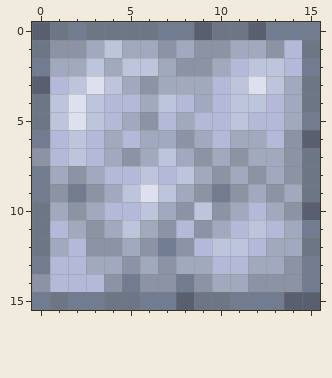
File history of a pixel-art file, source/Lead/lead_block.aseprite. The picture above was drawn from the file before the commit.
16x16 pixels, 1 frame.
And afterwards:
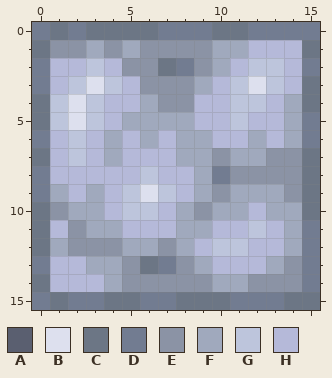
Palette (. is transparent): A #5a5f70  B #dde0ee  C #6c7685  D #727c91  E #8b93a5  F #a0a9bd  G #bdc5dc  H #b5b9d9
The author wrote: Add lead block texture and fix lead ore texture
Difference:
{"change": "layer \"Layer 2\" added"}
{"where": "layers \"Layer 2\", \"Layer 1\""}
{"y":0,"x":0,"old":"A","new":"D"}
{"y":0,"x":9,"old":"A","new":"D"}
{"y":0,"x":12,"old":"A","new":"D"}
{"y":1,"x":4,"old":"G","new":"E"}
{"y":1,"x":6,"old":"F","new":"E"}
{"y":1,"x":8,"old":"F","new":"E"}
{"y":1,"x":10,"old":"E","new":"F"}
{"y":1,"x":12,"old":"FE","new":"HH"}
{"y":2,"x":1,"old":"FF","new":"HH"}
{"y":2,"x":4,"old":"FGGFE","new":"HEECD"}
{"y":3,"x":0,"old":"A","new":"D"}
{"y":3,"x":5,"old":"F","new":"H"}
{"y":3,"x":7,"old":"FF","new":"EE"}
{"y":3,"x":14,"old":"F","new":"H"}
{"y":4,"x":7,"old":"GHF","new":"EEH"}
{"y":5,"x":6,"old":"EH","new":"FF"}
{"y":6,"x":7,"old":"FE","new":"HF"}
{"y":6,"x":11,"old":"F","new":"H"}
{"y":6,"x":14,"old":"EA","new":"FD"}
{"y":7,"x":0,"old":"E","new":"C"}
{"y":7,"x":5,"old":"EFG","new":"HHH"}
{"y":7,"x":9,"old":"EFE","new":"FEF"}
{"y":7,"x":13,"old":"F","new":"E"}
{"y":8,"x":1,"old":"FEF","new":"HHH"}
{"y":8,"x":8,"old":"G","new":"H"}
{"y":8,"x":10,"old":"EF","new":"DE"}
{"y":8,"x":13,"old":"F","new":"E"}
{"y":9,"x":1,"old":"EDEF","new":"FHFH"}
{"y":9,"x":8,"old":"FEDE","new":"HFEF"}
{"y":9,"x":13,"old":"EF","new":"FE"}
{"y":10,"x":1,"old":"FE","new":"EF"}
{"y":10,"x":5,"old":"H","new":"G"}
{"y":10,"x":7,"old":"FEGE","new":"HFEF"}
{"y":10,"x":14,"old":"EA","new":"FC"}
{"y":11,"x":2,"old":"FE","new":"EF"}
{"y":11,"x":5,"old":"GFEHEF","new":"HHHFFH"}
{"y":12,"x":2,"old":"H","new":"E"}
{"y":12,"x":6,"old":"EDE","new":"FEF"}
{"y":12,"x":13,"old":"F","new":"H"}
{"y":12,"x":15,"old":"C","new":"D"}
{"y":13,"x":6,"old":"FEF","new":"CDE"}
{"y":13,"x":12,"old":"F","new":"H"}
{"y":14,"x":0,"old":"E","new":"C"}
{"y":14,"x":4,"old":"ED","new":"FE"}
{"y":14,"x":8,"old":"D","new":"E"}
{"y":15,"x":8,"old":"A","new":"C"}
{"y":15,"x":14,"old":"AA","new":"CC"}
{"label":"changed","picture_box":[32,22,320,310]}
